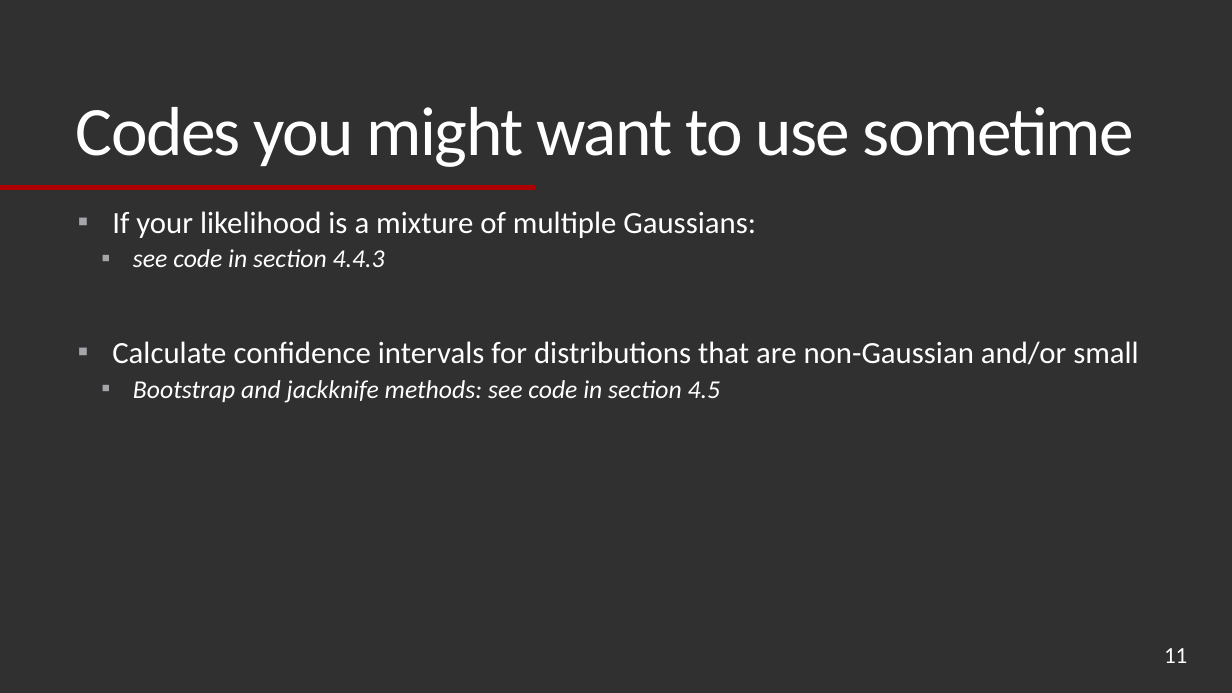
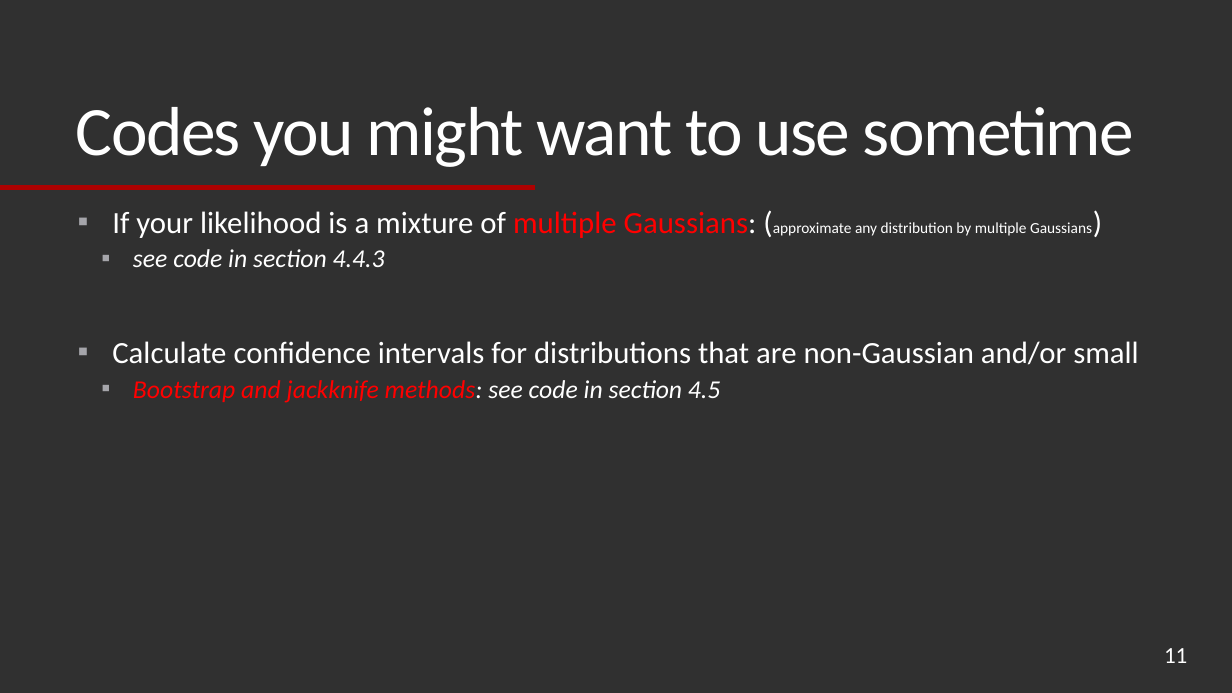
Before and after one commit to UA-ast502-2020/classnotebook, a slide deck: slide 11 of Maximum Likelihood Estimation lecture.pptx. Drawn at 1232x693 pixels with LibreOffice and Linux fonts; fonts in the diff are those of the drawing. Boxes give left, top, right and bottom in pixels: in the first picture for what was removed or moved away, otherwise in the second. Text is boxed around its words. In the diff, an @@ line names an element or a change of style, - is before the commit and + after.

```diff
--- a/Maximum Likelihood Estimation lecture.pptx
+++ b/Maximum Likelihood Estimation lecture.pptx
@@ text at (x1=112, y1=211, x2=1092, y2=238): text changed @@
-▪ If your likelihood is a mixture of multiple Gaussians:
+▪ If your likelihood is a mixture of multiple Gaussians: (approximate any distribution by multiple Gaussians)
@@ text at (x1=133, y1=380, x2=720, y2=402): text colour #FFFFFF to #FF0000 in "Bootstrap and jackknife methods:" @@
```
Also in this commit, not shown: 1 other slide changed, 18 other files.
